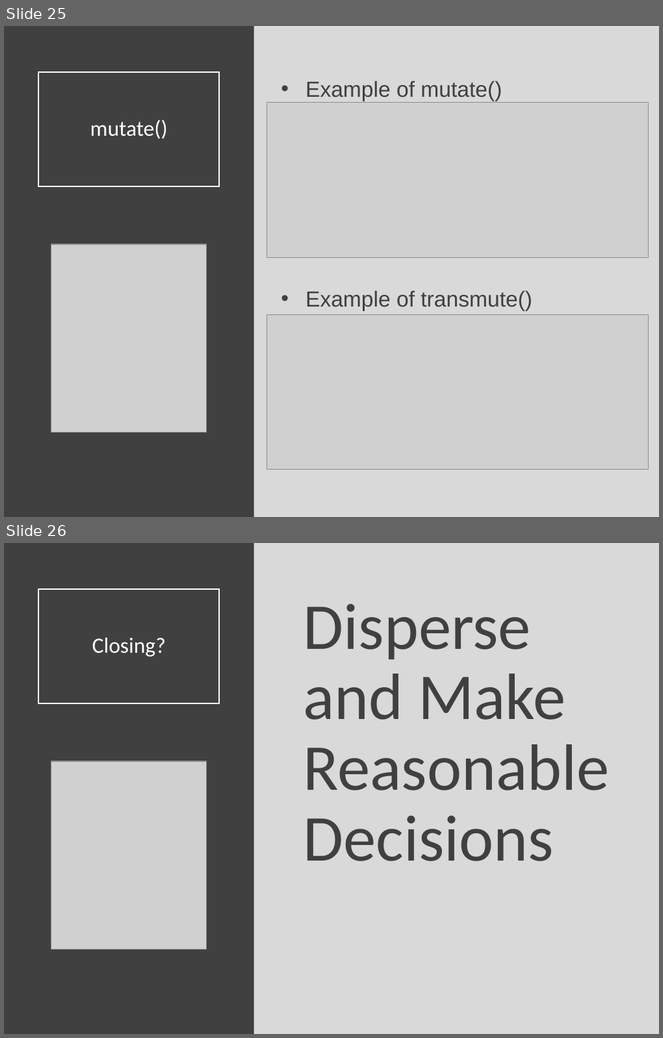
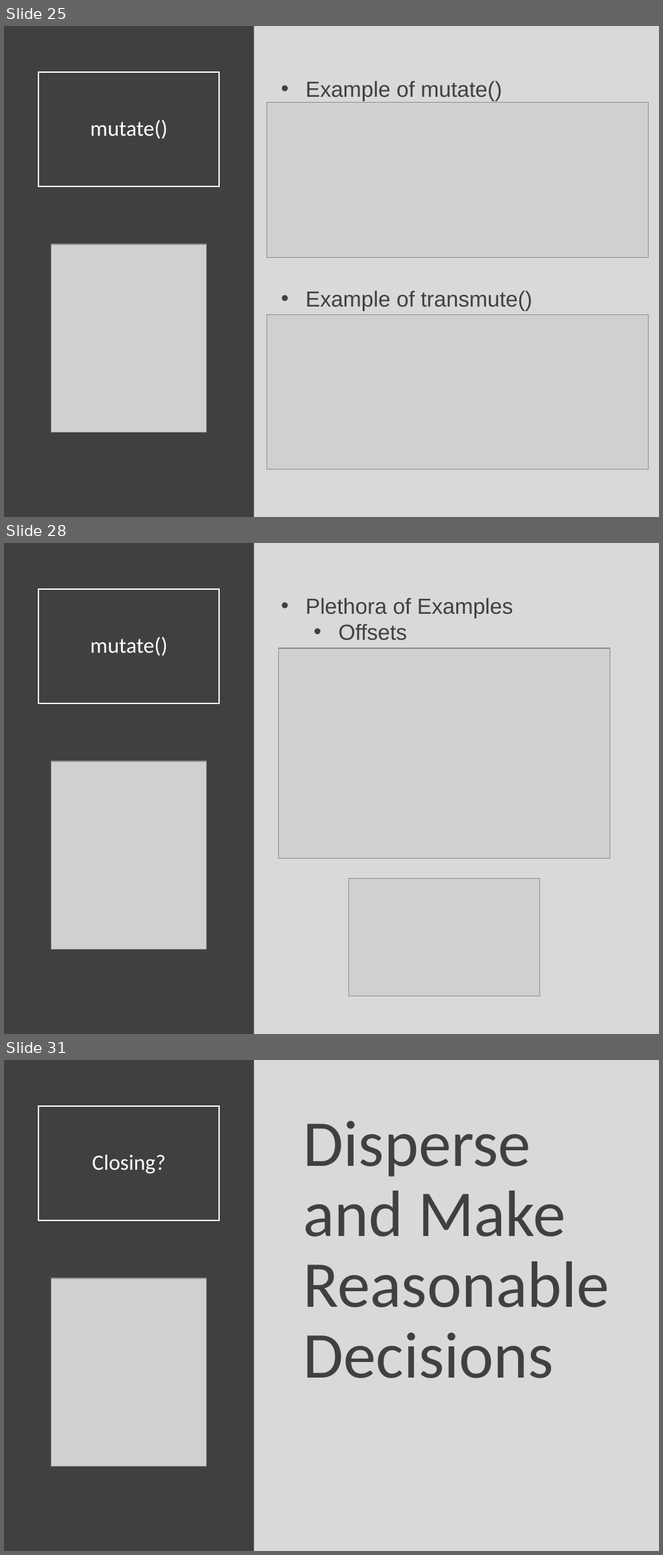
Before and after one commit to Yixf-Self/STOR320_WEBSITE, a slide deck: Lectures/Lecture 4/Lecture 4.pptx. Shown one above the other, each under a label of ours: slides 25 and 26 before the commit, slides 25, 28 and 31 after it; the slides between them are not shown. The pictures are 663x1038 and 663x1555 pixels, drawn with LibreOffice and Linux fonts; fonts in the diff are those of the drawing; grey boxes stand for pictures. Boxes give left, top, right and bottom in pixels: in the first picture for what was removed or moved away, otherwise in the second. Text is boxed around its words. In the diff, an @@ line names an element or a change of style, - is before the commit and + after.

```diff
--- a/Lectures/Lecture 4/Lecture 4.pptx
+++ b/Lectures/Lecture 4/Lecture 4.pptx
@@ slide 28 added at [4,543,659,1034], background #D9D9D9 @@
@@ rectangle added at [4,543,254,1034], fill #404040 @@
@@ title added at [38,589,220,704], outline #FFFFFF 1.5 pt, 24 pt, text #FFFFFF @@
+mutate()
@@ text added at [306,598,514,641], 24 pt, text #404040 @@
+• Plethora of Examples
+  • Offsets
@@ picture added at [278,648,610,859] @@
@@ picture added at [51,761,206,949] @@
@@ picture added at [349,879,540,997] @@
@@ what was slide 26 is now slide 31 @@
```
Also in this commit, not shown: 2 slides changed, 4 other slides added, 3 other files.
